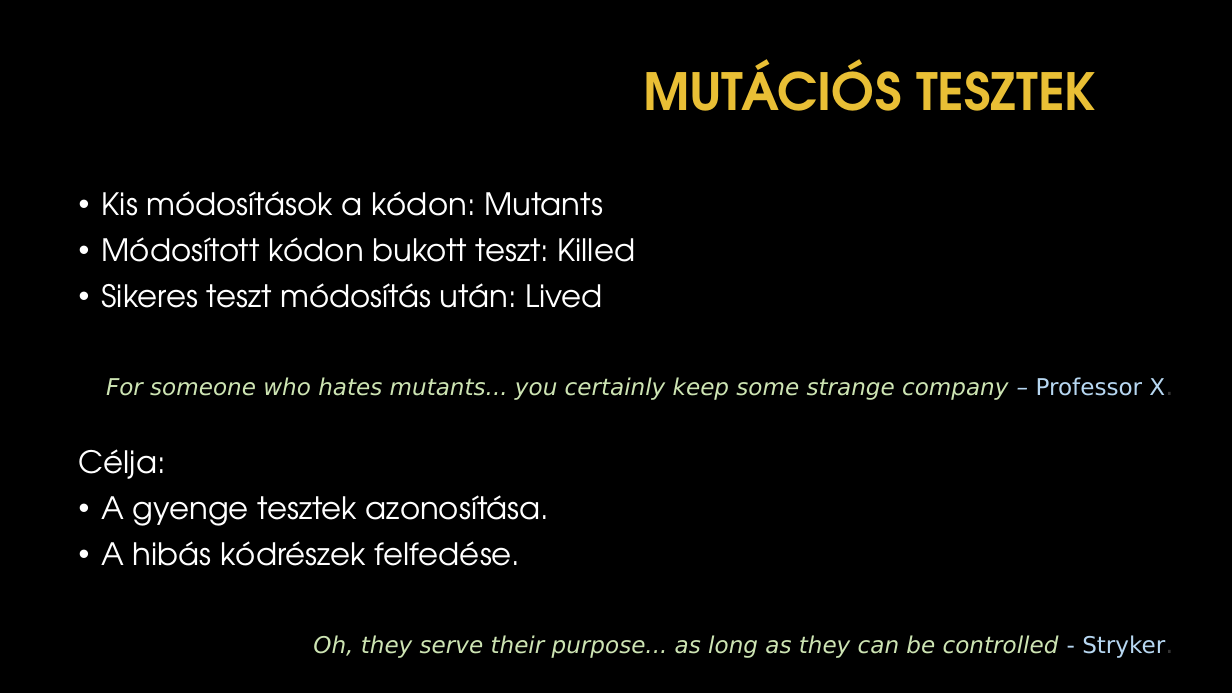
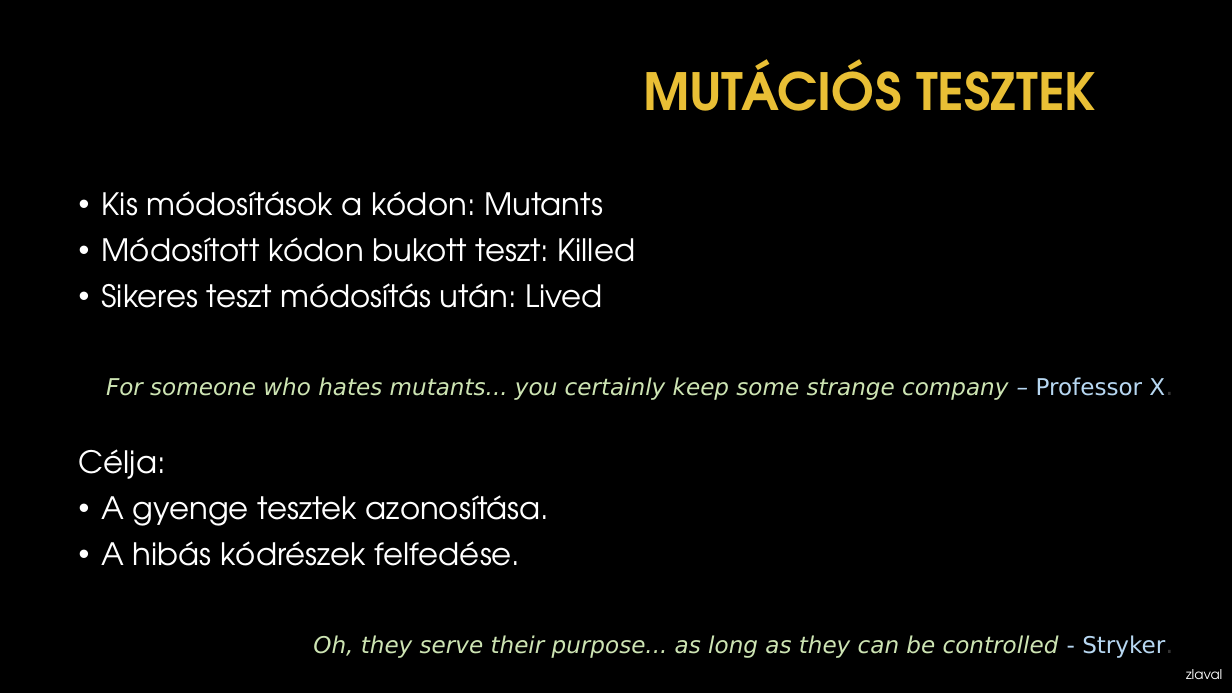
Before and after one commit to zlaval/mutation-test-presentation, a slide deck: slide 4 of doc/presentation-mutation.pptx. Drawn at 1232x693 pixels with LibreOffice and Linux fonts; fonts in the diff are those of the drawing; background and template pictures are left out. Boxes give left, top, right and bottom in pixels: in the first picture for what was removed or moved away, otherwise in the second. Text is boxed around its words. In the diff, an @@ line names an element or a change of style, - is before the commit and + after.

```diff
--- a/doc/presentation-mutation.pptx
+++ b/doc/presentation-mutation.pptx
@@ text added at (1186,669,1222,679), 10.5 pt, text #FFFFFF @@
+zlaval
```
Also in this commit, not shown: 8 other slides changed, 2 slides added, 1 slide removed.
